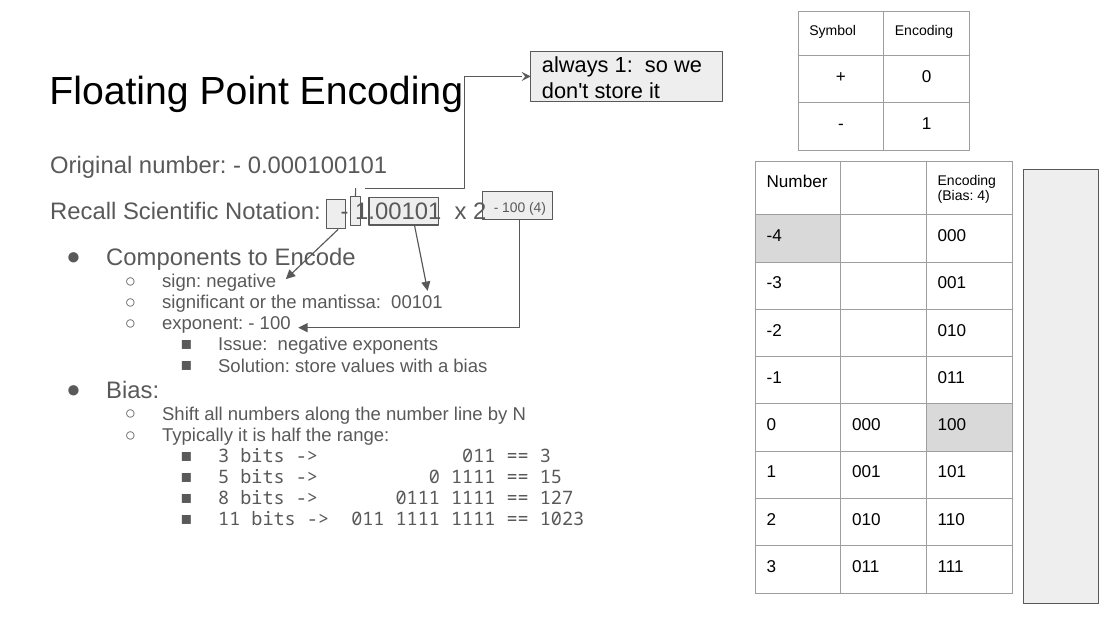
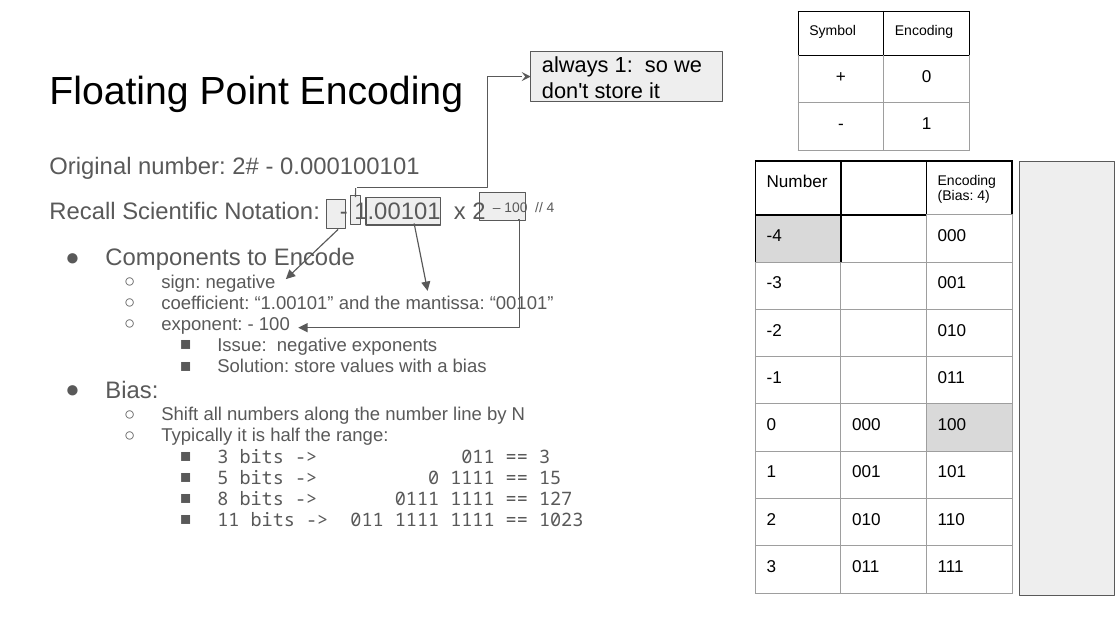
Before and after one commit to COMP122/comp122-s23, a slide deck: slide 12 of format-encodings/documents/ARCHIVE/introduction-to-numbering-systems.pptx. Drawn at 1120x630 pixels with LibreOffice and Linux fonts; fonts in the diff are those of the drawing. Boxes give left, top, right and bottom in pixels: in the first picture for what was removed or moved away, otherwise in the second. Text is boxed around its words. In the diff, an @@ line names an element or a change of style, - is before the commit and + after.

```diff
--- a/format-encodings/documents/ARCHIVE/introduction-to-numbering-systems.pptx
+++ b/format-encodings/documents/ARCHIVE/introduction-to-numbering-systems.pptx
@@ table at (799, 11, 969, 150) @@
@@ borders changed @@
@@ elbow arrow moved from (365, 188) - (531, 76) to (357, 187) - (531, 76) @@
@@ text at (49, 156, 555, 225): text changed @@
-Original number: - 0.000100101
-Recall Scientific Notation: - 1.00101 x 2 - 100 (4)
+Original number: 2# - 0.000100101
+Recall Scientific Notation: - 1.00101 x 2 – 100 // 4
@@ table at (755, 161, 1010, 596) @@
@@ borders changed @@
@@ rectangle: place and size @@
-rectangle at (1024, 169, 1099, 604)
+rectangle at (1020, 161, 1116, 596)
@@ rectangle: place and size @@
-rectangle at (483, 192, 553, 221)
+rectangle at (479, 193, 525, 222)
@@ text at (161, 294, 554, 313): text changed @@
-  ○ significant or the mantissa: 00101
+  ○ coefficient: “1.00101” and the mantissa: “00101”
```
Also in this commit, not shown: 11 other files.
